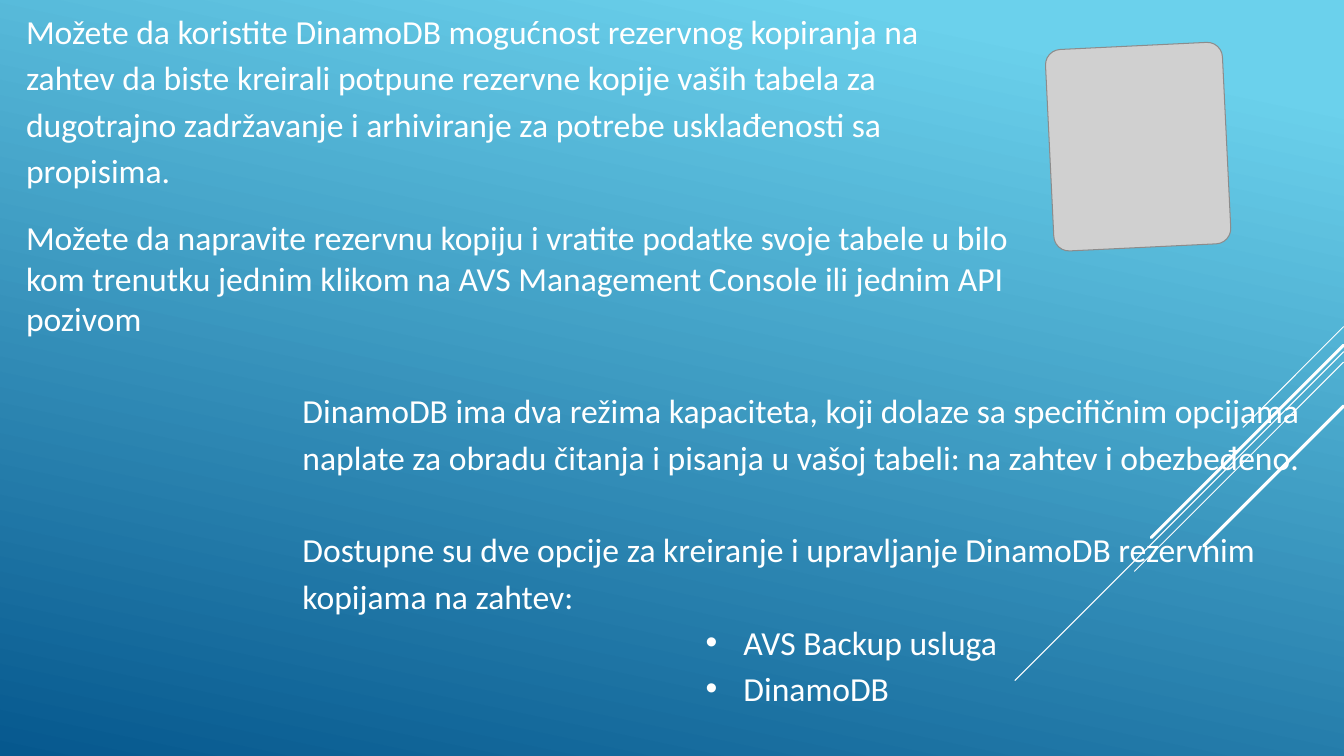
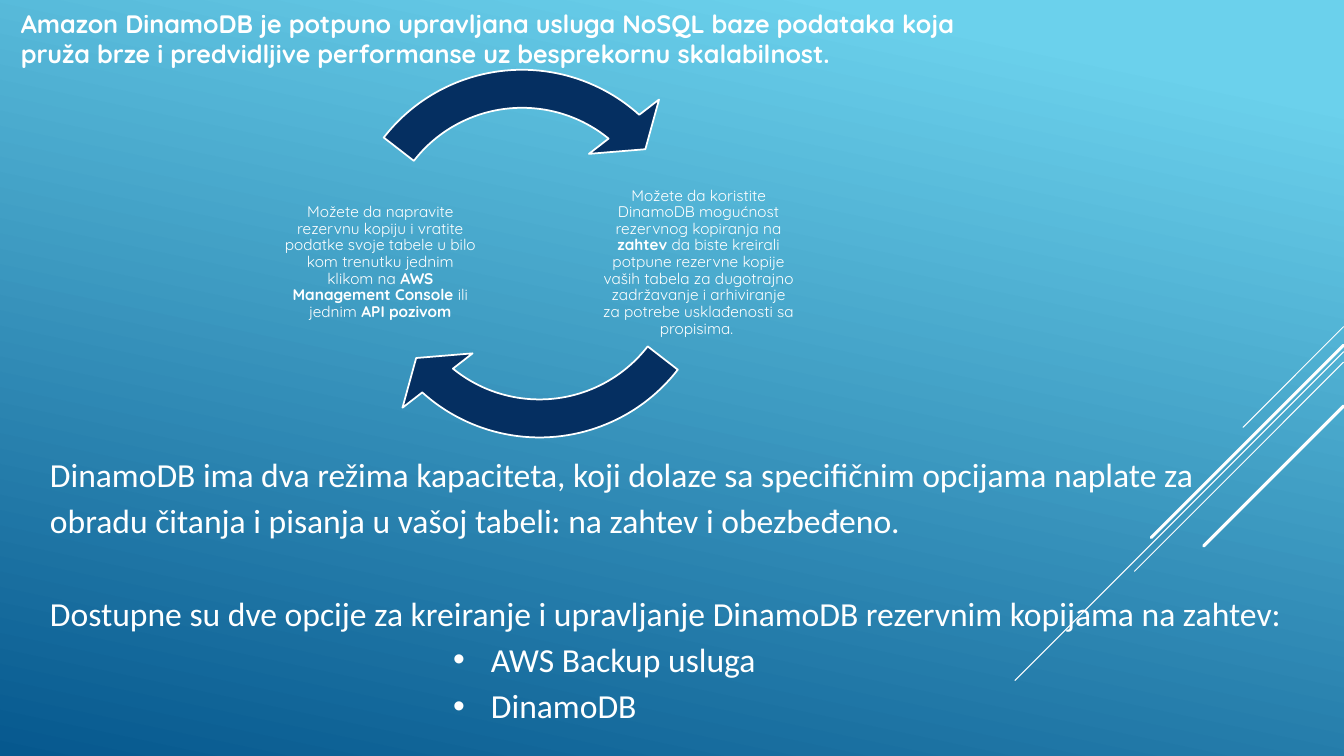
Before and after one commit to Teaa22/Baze, a slide deck: slide 5 of Seminarski 2.pptx (slide 3 before the commit). Drawn at 1344x756 pixels with LibreOffice and Linux fonts; fonts in the diff are those of the drawing; grey boxes stand for pictures. Boxes give left, top, right and bottom in pixels: in the first picture for what was removed or moved away, otherwise in the second. Text is boxed around its words. In the diff, an @@ line names an element or a change of style, - is before the commit and + after.

```diff
--- a/Seminarski 2.pptx
+++ b/Seminarski 2.pptx
@@ text added at bbox=[21, 14, 954, 70], 18 pt, text #FFFFFF, bold @@
+Amazon DinamoDB je potpuno upravljana usluga NoSQL baze podataka koja pruža brze i predvidljive performanse uz besprekornu skalabilnost.
@@ circular arrow added at bbox=[322, 44, 722, 445], fill #052F61, outline #FFFFFF 1.25 pt @@
@@ picture removed at bbox=[1045, 41, 1232, 251] @@
@@ circular arrow added at bbox=[339, 63, 739, 463], fill #052F61, outline #FFFFFF 1.25 pt @@
@@ text "Možete da koristite DinamoDB mogućnost ...": place and size @@
-text "Možete da koristite DinamoDB mogućnost ..." at bbox=[26, 20, 1008, 337]
+text "Možete da koristite DinamoDB mogućnost ..." at bbox=[603, 189, 794, 337]
@@ text "Možete da koristite DinamoDB mogućnost ..." at bbox=[603, 189, 794, 337]: size 24 to 11 pt, font Calibri to Quicksand; bold on in "zahtev"; alignment left to centre; line spacing 1.15 to 0.9; more space between paragraphs; vertical alignment top to middle @@
@@ text added at bbox=[285, 205, 475, 320], 11 pt, text #FFFFFF @@
+Možete da napravite rezervnu kopiju i vratite podatke svoje tabele u bilo kom trenutku jednim klikom na AWS Management Console ili jednim API pozivom
@@ text at bbox=[26, 226, 1008, 337]: paragraph removed @@
-Možete da napravite rezervnu kopiju i vratite podatke svoje tabele u bilo kom trenutku jednim klikom na AVS Management Console ili jednim API pozivom
@@ text "DinamoDB ima dva režima kapaciteta, ...": place and size @@
-text "DinamoDB ima dva režima kapaciteta, ..." at bbox=[302, 396, 1299, 702]
+text "DinamoDB ima dva režima kapaciteta, ..." at bbox=[50, 463, 1281, 719]
@@ text at bbox=[491, 648, 755, 678]: text changed @@
-                • AVS Backup usluga
+                • AWS Backup usluga
```
Also in this commit, not shown: 10 other slides changed, 3 slides added, 5 other files.
